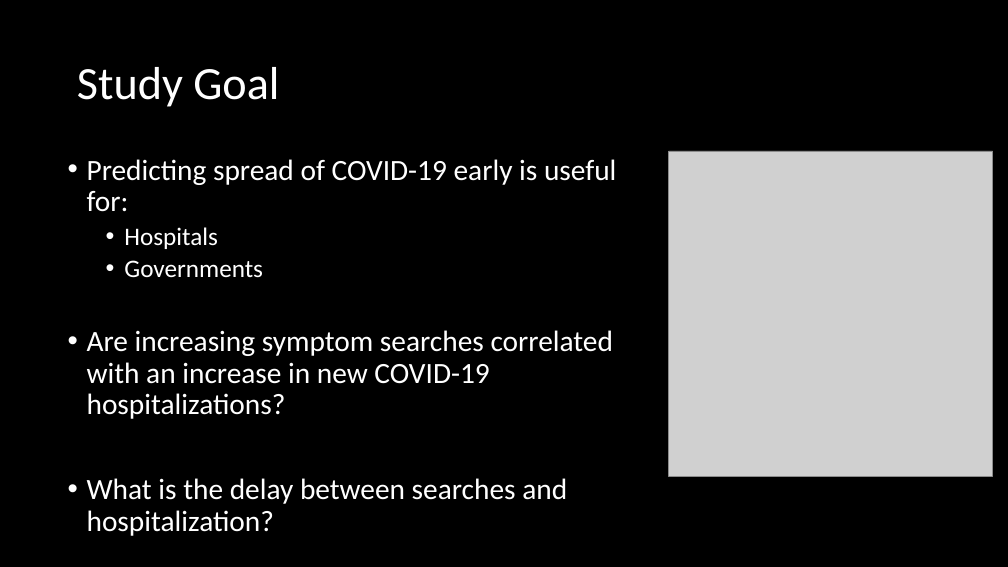
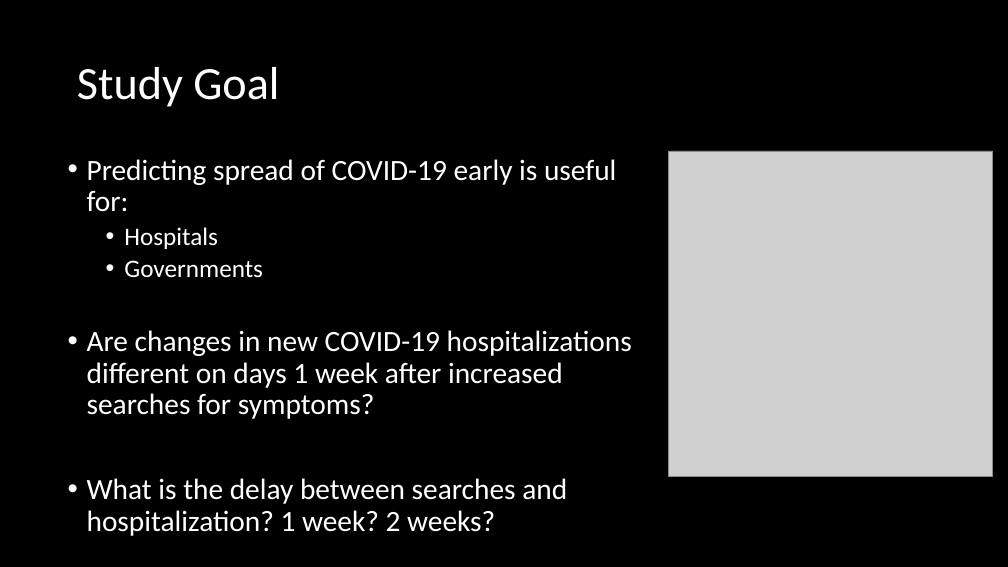
Before and after one commit to chrisshaffer/covid-symptom-searches, a slide deck: slide 2 of COVID-19 Symptom Searches and Hospitalizations.pptx. Drawn at 1008x567 pixels with LibreOffice and Linux fonts; fonts in the diff are those of the drawing; grey boxes stand for pictures. Boxes give left, top, right and bottom in pixels: in the first picture for what was removed or moved away, otherwise in the second. Text is boxed around its words. In the diff, an @@ line names an element or a change of style, - is before the commit and + after.

```diff
--- a/COVID-19 Symptom Searches and Hospitalizations.pptx
+++ b/COVID-19 Symptom Searches and Hospitalizations.pptx
@@ text at [87, 330, 632, 536]: text changed @@
-• Are increasing symptom searches correlated with an increase in new COVID-19 hospitalizations?
-• What is the delay between searches and hospitalization?
+• Are changes in new COVID-19 hospitalizations different on days 1 week after increased searches for symptoms?
+• What is the delay between searches and hospitalization? 1 week? 2 weeks?
```
